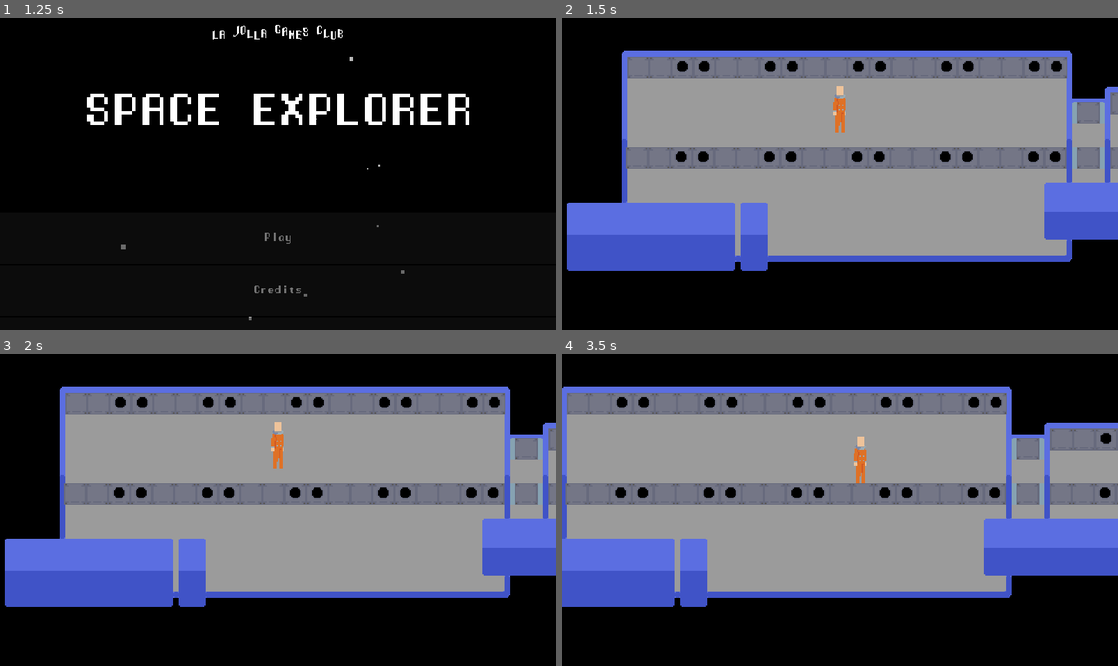
Above: before the commit, frames 1-4 (two rows, left to right).
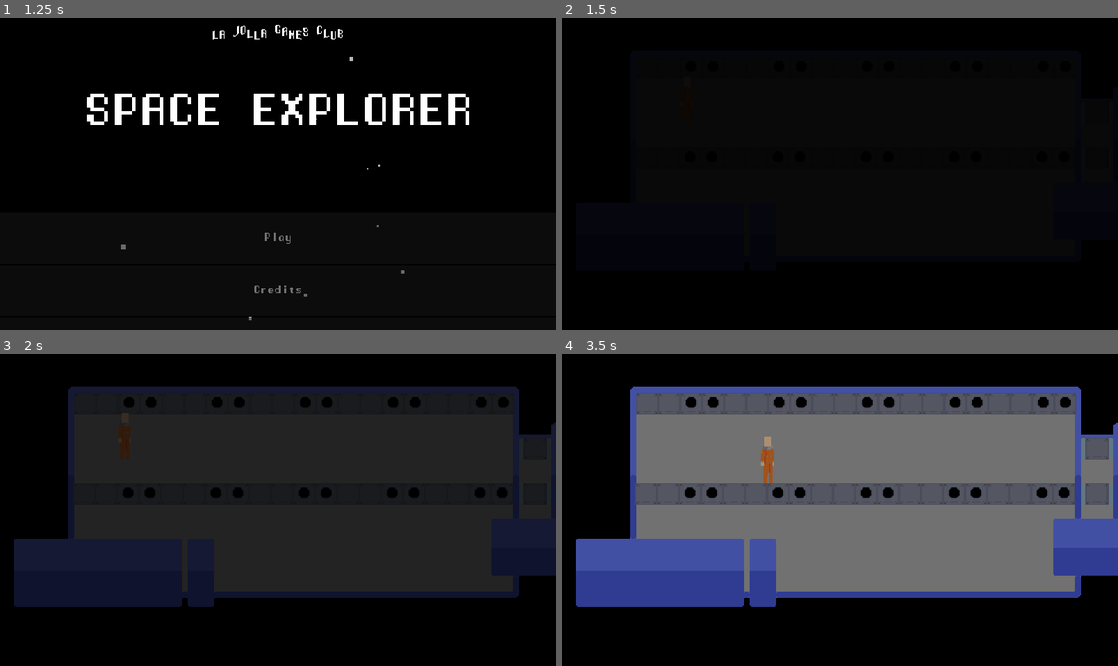
Above: after the commit, the same moments.

Repository: lajollagamesclub/week-135
Game: Godot game, scene res://TitleScreen.tscn
Two runs of this game, one before a commit and one after it. Both use one fixed random seed, a clock stepped at 60 frames per second and the inputs below.
Inputs:
- Up to frame 1 (1.25 s): hold D (g_right) from 0.53 s (still down); hold Space (g_next_dialog, bound only after the commit) from 0.53 s (still down)
- Up to frame 2 (1.5 s): release D (g_right) at 1.25 s; release Space (g_next_dialog, bound only after the commit) at 1.25 s; click "Play" at 1.25 s
- Up to frame 3 (2 s): no input
- Up to frame 4 (3.5 s): hold S (g_down) 2.03-2.78 s; tap Space (g_next_dialog, bound only after the commit) at 2.1 s; hold D (g_right) from 2.78 s (still down); hold Space (g_next_dialog, bound only after the commit) from 2.78 s (still down)

Frame 1 is identical in both runs. In frame 2, 60% of the frame differs, in the area x 0-100%, y 10-82%; in frame 3, 62%; in frame 4, 66%.

Commit message:
Add all decorations

Diff:
--- /dev/null
+++ b/src/ActivatableDecoration.tscn
@@ -0,0 +1,3 @@
+[gd_scene format=2]
+
+[node name="ActivatableDecoration" type="Area2D"]
--- a/src/EventManager.gd
+++ /dev/null
@@ -1,9 +0,0 @@
-extends Node
-
-
-
-func _ready():
-	wakeup()
-
-func wakeup():
-	pass
--- /dev/null
+++ b/src/FadeIn.gd
@@ -0,0 +1,4 @@
+extends CanvasModulate
+
+func _ready():
+	visible = true # hide in editor
--- a/src/Game.tscn
+++ b/src/Game.tscn
@@ -1,9 +1,11 @@
-[gd_scene load_steps=8 format=2]
+[gd_scene load_steps=12 format=2]
 
 [ext_resource path="res://Player.gd" type="Script" id=1]
+[ext_resource path="res://TextBox.gd" type="Script" id=2]
 [ext_resource path="res://default_theme.tres" type="Theme" id=3]
 [ext_resource path="res://player.png" type="Texture" id=4]
 [ext_resource path="res://ship.png" type="Texture" id=5]
+[ext_resource path="res://FadeIn.gd" type="Script" id=6]
 
 [sub_resource type="RectangleShape2D" id=1]
 extents = Vector2( 15.9749, 33.994 )
@@ -38,6 +40,37 @@
 "values": [ Vector2( 0, 1080 ), Vector2( 0, 856 ) ]
 }
 
+[sub_resource type="RectangleShape2D" id=5]
+extents = Vector2( 36.8376, 39.5212 )
+
+[sub_resource type="Animation" id=6]
+resource_name = "fade_in"
+length = 3.0
+tracks/0/type = "value"
+tracks/0/path = NodePath("UI/TextBox:text_queue")
+tracks/0/interp = 1
+tracks/0/loop_wrap = true
+tracks/0/imported = false
+tracks/0/enabled = true
+tracks/0/keys = {
+"times": PoolRealArray( 0, 3 ),
+"transitions": PoolRealArray( 1, 1 ),
+"update": 1,
+"values": [ [  ], [ "SHIP POWERED ON", "OPERATION STATUS: DORMANT", "SYSTEMS REQUIRE ACTIVATION" ] ]
+}
+tracks/1/type = "value"
+tracks/1/path = NodePath("FadeIn:color")
+tracks/1/interp = 1
+tracks/1/loop_wrap = true
+tracks/1/imported = false
+tracks/1/enabled = true
+tracks/1/keys = {
+"times": PoolRealArray( 0, 3 ),
+"transitions": PoolRealArray( 1, 1 ),
+"update": 0,
+"values": [ Color( 0, 0, 0, 1 ), Color( 1, 1, 1, 1 ) ]
+}
+
 [node name="Game" type="Node2D"]
 
 [node name="Ship" type="StaticBody2D" parent="."]
@@ -50,12 +83,20 @@
 [node name="TopHalf" type="CollisionPolygon2D" parent="Ship"]
 polygon = PoolVector2Array( 259.247, 449.195, 260.413, 211.26, 1775.15, 213.225, 1777.72, 362.408, 1812.75, 367.485, 1913.19, 369.267, 1914.04, 335.829, 3149.5, 335.924, 3148.76, 446.188, 3180.37, 338.129, 3145.02, 190.626, 838.503, 40.3099, 138.698, 155.552, 157.07, 439.483 )
 
-[node name="MiddleWall" type="CollisionPolygon2D" parent="Ship"]
-polygon = PoolVector2Array( 256.371, 448.894, 253.213, 522.578, 3148.47, 521.368, 3149.52, 448.736 )
+[node name="LeftMiddleWall" type="CollisionPolygon2D" parent="Ship"]
+polygon = PoolVector2Array( 256.371, 448.894, 253.213, 522.578, 2530.1, 522.473, 2530.08, 447.802 )
+
+[node name="RightMiddleWall" type="CollisionPolygon2D" parent="Ship"]
+polygon = PoolVector2Array( 2608.35, 447.484, 2607.45, 522.392, 3145.34, 523.294, 3147.15, 446.582 )
+
+[node name="Decorations" type="Node2D" parent="."]
 
 [node name="Player" type="KinematicBody2D" parent="."]
-position = Vector2( 994.391, 315.811 )
+position = Vector2( 430.911, 285.126 )
 script = ExtResource( 1 )
+__meta__ = {
+"_edit_group_": true
+}
 
 [node name="Camera2D" type="Camera2D" parent="Player"]
 current = true
@@ -82,9 +123,16 @@
 anchor_bottom = 1.0
 margin_bottom = 223.998
 theme = ExtResource( 3 )
+script = ExtResource( 2 )
 __meta__ = {
 "_edit_use_anchors_": false
 }
+text_queue = [ "SHIP POWERED ON", "OPERATION STATUS: DORMANT", "SYSTEMS REQUIRE ACTIVATION" ]
+
+[node name="TextBoxAnimationPlayer" type="AnimationPlayer" parent="UI/TextBox"]
+root_node = NodePath("../..")
+anims/hide_textbox = SubResource( 3 )
+anims/show_textbox = SubResource( 4 )
 
 [node name="MarginContainer" type="MarginContainer" parent="UI/TextBox"]
 margin_left = 8.0
@@ -105,6 +153,20 @@
 size_flags_vertical = 3
 text = "Lorum delore ipsum"
 
-[node name="AnimationPlayer" type="AnimationPlayer" parent="UI"]
-anims/hide_textbox = SubResource( 3 )
-anims/show_textbox = SubResource( 4 )
+[node name="Ladder" type="Area2D" parent="."]
+position = Vector2( 2570.01, 485.64 )
+__meta__ = {
+"_edit_group_": true
+}
+
+[node name="CollisionShape2D" type="CollisionShape2D" parent="Ladder"]
+shape = SubResource( 5 )
+
+[node name="EventAnimationPlayer" type="AnimationPlayer" parent="."]
+autoplay = "fade_in"
+anims/fade_in = SubResource( 6 )
+
+[node name="FadeIn" type="CanvasModulate" parent="."]
+visible = false
+color = Color( 0, 0, 0, 1 )
+script = ExtResource( 6 )
--- a/src/Player.gd
+++ b/src/Player.gd
@@ -4,11 +4,10 @@
 	top_down
 }
 
-#var accel: Vector2 = Vector2(0.0, 0.0)
 var vel: Vector2 = Vector2()
 var current_state: int = STATES.top_down
 
-func _physics_process(delta):
+func _physics_process(_delta):
 	match current_state:
 		STATES.top_down:
 			var horizontal: float = float(Input.is_action_pressed("g_right")) - float(Input.is_action_pressed("g_left"))
--- /dev/null
+++ b/src/TextBox.gd
@@ -0,0 +1,34 @@
+extends PanelContainer
+
+export var text_queue: Array = []
+var shown: bool = false
+onready var label = $MarginContainer/Text
+
+func _process(delta):
+	if not text_queue.empty():
+		if not shown: # just starting playback
+			$TextBoxAnimationPlayer.play("show_textbox")
+			shown = true
+			label.text = text_queue.front()
+			label.percent_visible = 0.0
+
+		if label.percent_visible < 1.0:
+			label.percent_visible += delta*1.0
+
+func _input(event):
+	if event.is_action_pressed("g_next_dialog"):
+		if label.percent_visible < 1.0:
+			label.percent_visible = 1.0
+			return
+		else:
+			if text_queue.empty() and shown:
+				$TextBoxAnimationPlayer.play("hide_textbox")
+				shown = false
+			next_text()
+
+func next_text():
+	text_queue.pop_front()
+	if text_queue.empty():
+		return
+	label.text = text_queue.front()
+	label.percent_visible = 0.0
--- /dev/null
+++ b/src/decorations/Capsule.tscn
@@ -0,0 +1,9 @@
+[gd_scene load_steps=2 format=2]
+
+[ext_resource path="res://decorations/DecorationSpriteBase.tscn" type="PackedScene" id=1]
+
+[node name="Capsule" instance=ExtResource( 1 )]
+region_rect = Rect2( 105, 53, 40, 7 )
+
+[node name="Destroyed" parent="." index="0"]
+region_rect = Rect2( 104, 119, 40, 7 )
--- /dev/null
+++ b/src/decorations/ContainmentCell.tscn
@@ -0,0 +1,9 @@
+[gd_scene load_steps=2 format=2]
+
+[ext_resource path="res://decorations/DecorationSpriteBase.tscn" type="PackedScene" id=1]
+
+[node name="ContainmentCell" instance=ExtResource( 1 )]
+region_rect = Rect2( 181, 17, 21, 25 )
+
+[node name="Destroyed" parent="." index="0"]
+region_rect = Rect2( 180, 83, 21, 26 )
--- /dev/null
+++ b/src/decorations/DecorationSpriteBase.gd
@@ -0,0 +1,21 @@
+extends Sprite
+
+var destroyed: bool = false setget set_destroyed
+var activated: bool = false setget set_activated
+
+func set_destroyed(new_destroyed):
+	destroyed = new_destroyed
+	if has_node("Destroyed"):
+		if destroyed:
+			$Destroyed.visible = true
+			self_modulate = Color(0, 0, 0, 0)
+		else:
+			$Destroyed.visible = false
+			self_modulate = Color(1, 1, 1, 1)
+
+func set_activated(new_activated):
+	activated = new_activated
+	if activated:
+		texture = preload("res://activated-decorations-and-gibs.png")
+	else:
+		texture = preload("res://decorations-and-gibs.png")
--- /dev/null
+++ b/src/decorations/DecorationSpriteBase.tscn
@@ -0,0 +1,17 @@
+[gd_scene load_steps=3 format=2]
+
+[ext_resource path="res://decorations-and-gibs.png" type="Texture" id=1]
+[ext_resource path="res://decorations/DecorationSpriteBase.gd" type="Script" id=2]
+
+[node name="DecorationSpriteBase" type="Sprite"]
+scale = Vector2( 4, 4 )
+texture = ExtResource( 1 )
+region_enabled = true
+region_rect = Rect2( 129, 24, 30, 19 )
+script = ExtResource( 2 )
+
+[node name="Destroyed" type="Sprite" parent="."]
+visible = false
+texture = ExtResource( 1 )
+region_enabled = true
+region_rect = Rect2( 127, 93, 31, 16 )
--- /dev/null
+++ b/src/decorations/FullGrowBed.tscn
@@ -0,0 +1,9 @@
+[gd_scene load_steps=2 format=2]
+
+[ext_resource path="res://decorations/DecorationSpriteBase.tscn" type="PackedScene" id=1]
+
+[node name="FullGrowBed" instance=ExtResource( 1 )]
+region_rect = Rect2( 69, 23, 14, 17 )
+
+[node name="Destroyed" parent="." index="0"]
+region_rect = Rect2( 68, 89, 16, 18 )
--- /dev/null
+++ b/src/decorations/Growbed.tscn
@@ -0,0 +1,5 @@
+[gd_scene load_steps=2 format=2]
+
+[ext_resource path="res://decorations/DecorationSpriteBase.tscn" type="PackedScene" id=1]
+
+[node name="Growbed" instance=ExtResource( 1 )]
--- /dev/null
+++ b/src/decorations/LargeConsole.tscn
@@ -0,0 +1,9 @@
+[gd_scene load_steps=2 format=2]
+
+[ext_resource path="res://decorations/DecorationSpriteBase.tscn" type="PackedScene" id=1]
+
+[node name="LargeConsole" instance=ExtResource( 1 )]
+region_rect = Rect2( 8, 7, 38, 34 )
+
+[node name="Destroyed" parent="." index="0"]
+region_rect = Rect2( 7, 73, 38, 34 )
--- /dev/null
+++ b/src/decorations/Mirror.tscn
@@ -0,0 +1,9 @@
+[gd_scene load_steps=2 format=2]
+
+[ext_resource path="res://decorations/DecorationSpriteBase.tscn" type="PackedScene" id=1]
+
+[node name="Mirror" instance=ExtResource( 1 )]
+region_rect = Rect2( 162, 16, 12, 26 )
+
+[node name="Destroyed" parent="." index="0"]
+region_rect = Rect2( 161, 82, 12, 26 )
--- /dev/null
+++ b/src/decorations/Projector.tscn
@@ -0,0 +1,9 @@
+[gd_scene load_steps=2 format=2]
+
+[ext_resource path="res://decorations/DecorationSpriteBase.tscn" type="PackedScene" id=1]
+
+[node name="Projector" instance=ExtResource( 1 )]
+region_rect = Rect2( 43, 42, 20, 21 )
+
+[node name="Destroyed" parent="." index="0"]
+region_rect = Rect2( 41, 109, 19, 20 )
--- /dev/null
+++ b/src/decorations/ServerBox.tscn
@@ -0,0 +1,9 @@
+[gd_scene load_steps=2 format=2]
+
+[ext_resource path="res://decorations/DecorationSpriteBase.tscn" type="PackedScene" id=1]
+
+[node name="ServerBox" instance=ExtResource( 1 )]
+region_rect = Rect2( 65, 44, 15, 20 )
+
+[node name="Destroyed" parent="." index="0"]
+region_rect = Rect2( 64, 111, 15, 19 )
--- /dev/null
+++ b/src/decorations/SmallConsole.tscn
@@ -0,0 +1,9 @@
+[gd_scene load_steps=2 format=2]
+
+[ext_resource path="res://decorations/DecorationSpriteBase.tscn" type="PackedScene" id=1]
+
+[node name="SmallConsole" instance=ExtResource( 1 )]
+region_rect = Rect2( 10, 47, 28, 14 )
+
+[node name="Destroyed" parent="." index="0"]
+region_rect = Rect2( 9, 113, 28, 14 )
--- /dev/null
+++ b/src/decorations/SuitRack.tscn
@@ -0,0 +1,9 @@
+[gd_scene load_steps=2 format=2]
+
+[ext_resource path="res://decorations/DecorationSpriteBase.tscn" type="PackedScene" id=1]
+
+[node name="SuitRack" instance=ExtResource( 1 )]
+region_rect = Rect2( 49, 3, 16, 38 )
+
+[node name="Destroyed" parent="." index="0"]
+region_rect = Rect2( 48, 69, 16, 38 )
--- /dev/null
+++ b/src/decorations/WorkStation.tscn
@@ -0,0 +1,9 @@
+[gd_scene load_steps=2 format=2]
+
+[ext_resource path="res://decorations/DecorationSpriteBase.tscn" type="PackedScene" id=1]
+
+[node name="WorkStation" instance=ExtResource( 1 )]
+region_rect = Rect2( 87, 19, 39, 23 )
+
+[node name="Destroyed" parent="." index="0"]
+region_rect = Rect2( 86, 85, 39, 23 )
--- a/src/project.godot
+++ b/src/project.godot
@@ -75,6 +75,12 @@
 , Object(InputEventKey,"resource_local_to_scene":false,"resource_name":"","device":0,"alt":false,"shift":false,"control":false,"meta":false,"command":false,"pressed":false,"scancode":16777234,"unicode":0,"echo":false,"script":null)
  ]
 }
+g_next_dialog={
+"deadzone": 0.5,
+"events": [ Object(InputEventKey,"resource_local_to_scene":false,"resource_name":"","device":0,"alt":false,"shift":false,"control":false,"meta":false,"command":false,"pressed":false,"scancode":32,"unicode":0,"echo":false,"script":null)
+, Object(InputEventMouseButton,"resource_local_to_scene":false,"resource_name":"","device":0,"alt":false,"shift":false,"control":false,"meta":false,"command":false,"button_mask":0,"position":Vector2( 0, 0 ),"global_position":Vector2( 0, 0 ),"factor":1.0,"button_index":1,"pressed":false,"doubleclick":false,"script":null)
+ ]
+}
 
 [rendering]
 
Binary file added: src/activated-decorations-and-gibs.png
Not shown, added: src/activated-decorations-and-gibs.png.import
Binary file added: src/decorations-and-gibs.png
Not shown, added: src/decorations-and-gibs.png.import
Not shown: 2 places in src/default_theme.tres that only renumber resources
Binary file changed: src/ship.png
